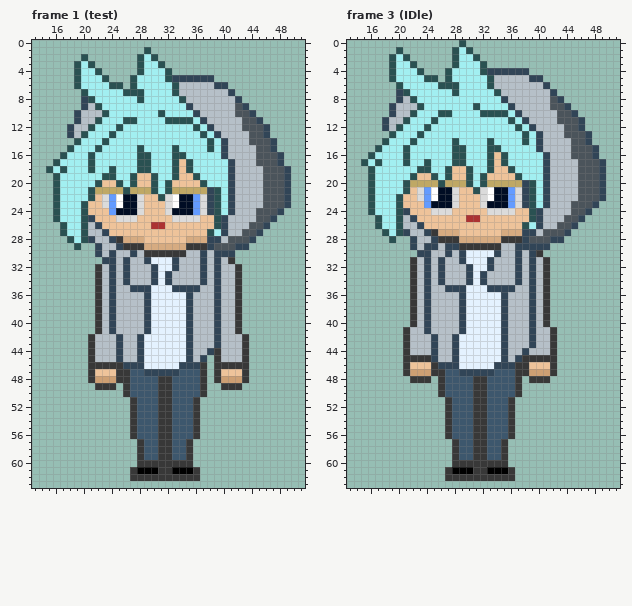
Two states of a pixel-art file, Assets/_Project/art/Sprites/Aseprite/Gera1.aseprite. Above: the version before the commit.
64x64 pixels, 22 frames. Colours within 5 levels of each other are drawn and written as one. Shown: frame 1 (test): x 13..51, y 0..63; frame 3 (IDle): x 13..51, y 0..63. The commit also changed other frames, which this record leaves out.
Now the later version:
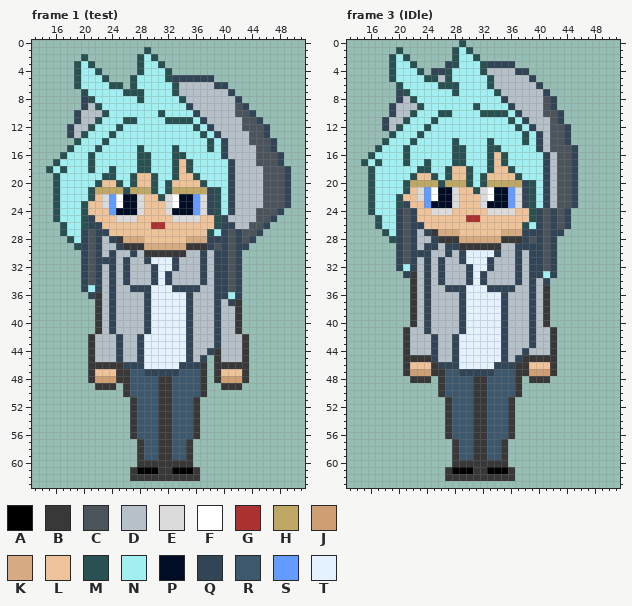
Palette (. is transparent): A #000000  B #383838  C #4b545b  D #b6c0c8  E #dbdbdb  F #ffffff  G #ac3232  H #bfa865  J #cd9f73  K #d6ab81  L #eec39a  M #2a5152  N #a2eff1  P #000d24  Q #314557  R #3d576d  S #639bff  T #e4f2ff
Difference:
layer "ManGera1/capRopes1" added
--- frame 1 (test), layer "ManGera1/capRopes1"
@@ x 18..44 @@
 25 NNMQLLLEEELLLLLEEEELLMQDDDD
-26 NNMDQLLLLLLLGGLLLLLLLMQDDDC
-27 NNMDDQLLLLLLLLLLLLLLMNQDDCC
-28 MNMQDDQBKKKLLLLLLKKKQQDCCCQ
-29 .M..QDDQBBBKKKKKKBBBQCCCQQ.
-30 ....QDQDDQDBBBBBBDDQDQQQ...
-31 .....QQDQDDQTTTQDDDQDQDB...
-32 ....BDQDQDDDQTTQDDDQDQDDB..
-33 ....BDQDQDDDQTQDDDDQDQDDB..
-34 ....BDQDQDDDQTQDDDDQDQDDB..
-35 ....BDQDDQQQTTTQQQQDDQDDB..
-36 ....BDQDDDDQTTTTTQDDDQDDB..
-37 ....BDQDDDDQTTTTTQDDDQDDB..
+26 NNMQQLLLLLLLGGLLLLLLLMQQDDC
+27 NNQCQQLLLLLLLLLLLLLLMNQCQCC
+28 MNQCQDQBKKKLLLLLLKKKQQQCQCQ
+29 .MQCQDDQBBBKKKKKKBBBQCQCQQ.
+30 ..QCQDQDDQDBBBBBBDDQDQQCQ..
+31 ..QCQQQDQDDQTTTQDDDQDQQCQ..
+32 ..QCQDQDQDDDQTTQDDDQDQQCQ..
+33 ..QCQDQDQDDDQTQDDDDQDQQCQ..
+34 ..QCQDQDQDDDQTQDDDDQDQQCQ..
+35 ..QNQDQDDQQQTTTQQQQDDQQCQ..
+36 ...QBDQDDDDQTTTTTQDDDQQNQ..
+37 ....BDQDDDDQTTTTTQDDDQDQB..
 38 ....BDQDDDDQTTTTTQDDDQDDB..
--- frame 3 (IDle), layers "ManGera1/capRopes1", "ManGera1/hairs"
@@ x 13..51 @@
  2 ......MNM......MNNM....................
- 3 ......MNNM.....MNNNM...................
- 4 ......MNNNM...MNNNNMQQQQQQ.............
- 5 ......MNNNNMM.MNNNNNMDDDDDQQ...........
- 6 .......MNNNNNMMMNNNNMDDDDDDDQ..........
- 7 .......QMNNNNNNMNNNNNMDDDDDDDQ.........
- 8 .......QDMNNNNNNNNNNNNQDDDDDDCQ........
- 9 ......QDDDMNNNNNNNMNNNNQDDDDDCCQ.......
-10 ......QDDMNNNMMNNNNMMMMNQDDDDDCCQ......
-11 .....QDDMNNNMNNNNNNNNNNMNQDDDDCCCQ.....
-12 .....QDMNNNMNNNNNNNNNNNNMNQDDDDCCQ.....
-13 ......MNNNMNNNNNNNNNNNNNNMNQDDDCCCQ....
-14 .....MNNNMNNNNNMNNNNMNNNNMNQDDDDCCQ....
-15 ....MNNNMNNNNNNMMNNNMMNNNNNQDDDDCCCQ...
-16 ...MNNNNMNNNNNNMMNNNMLMNNNNNQDDDCCCQ...
-17 ..MNMNNNMNNMNNNMMNNNMLMNNNNNQDDDDCCCQ..
-18 ...MNNNNNNMMNNMLLMNNMLLMNNNNQDDDDCCCQ..
-19 ...MNNNNNMLLMNMLLMNMLLLLMNNNQDDDDCCCQ..
-20 ...MNNNNMHHHHMHHHMNMHHHHHQMNQDDDDCCCQ..
-21 ...MNNNNMLESFPPELLMEFPPSEQMNQDDDDCCCQ..
-22 ...MNNNMLLESFPPELLLEFPPSEQMNQDDDDCCCQ..
-23 ...MNNNMLLLSPPPELLLEPPPSEQMNQDDDCCCQ...
-24 ...MNNNMQLLLEEELLLLLEEEELLMQDDDDCCQ....
-25 ....MNNMDQLLLLLLLGGLLLLLLLMQDDDCCQ.....
-26 ....MNNMDDQLLLLLLLLLLLLLLMNQDDCCQ......
-27 .....MNMQDDQBKKKLLLLLLKKKQQDCCCQ.......
-28 ......M..QDDQBBBKKKKKKBBBQCCCQQ........
-29 .........QDQQDQQBBBBBBDDQQQQQ..........
-30 ..........QQDDQDQTTTTQDDQDQB...........
-31 .........BDQDQDDQTTTQDDDQDQDB..........
-32 .........BDQDQDDDQTTQDDDQDQDB..........
-33 .........BDQDQDDDQTQDDDDQDQDB..........
-34 .........BDQDQDDDQTQDDDDQDQDB..........
+ 3 ......MNNM....QMNNNMQQQQ...............
+ 4 ......MNNNM.QQMNNNNMDDDDQQ.............
+ 5 ......MNNNNMMDMNNNNNMDDDDDQ............
+ 6 .......MNNNNNMMMNNNNMDDDDDDQ...........
+ 7 .......QMNNNNNNMNNNNNMDDDDDDQ..........
+ 8 .......QDMNNNNNNNNNNNNQDDDDDCQ.........
+ 9 ......QDDDMNNNNNNNMNNNNQDDDDCQ.........
+10 ......QDDMNNNMMNNNNMMMMNQDDDCCQ........
+11 .....QDDMNNNMNNNNNNNNNNMNQDDDCQ........
+12 .....QDMNNNMNNNNNNNNNNNNMNQDDCCQ.......
+13 ......MNNNMNNNNNNNNNNNNNNMNQDCCQ.......
+14 .....MNNNMNNNNNMNNNNMNNNNMNQDCCQ.......
+15 ....MNNNMNNNNNNMMNNNMMNNNNNQDCCCQ......
+16 ...MNNNNMNNNNNNMMNNNMLMNNNNNQDCCQ......
+17 ..MNMNNNMNNMNNNMMNNNMLMNNNNNQDCCQ......
+18 ...MNNNNNNMMNNMLLMNNMLLMNNNNQDCCQ......
+19 ...MNNNNNMLLMNMLLMNMLLLLMNNNQDCCQ......
+20 ...MNNNNMHHHHMHHHMNMHHHHHQMNQDCCQ......
+21 ...MNNNNMLESFPPELLMEFPPSEQMNQDCCQ......
+22 ...MNNNMLLESFPPELLLEFPPSEQMNQDCCQ......
+23 ...MNNNMQLLSPPPELLLEPPPSEQMNQDCCQ......
+24 ...MNNNQCQLLEEELLLLLEEEELLMQCQCQ.......
+25 ....MNNQCQLLLLLLLGGLLLLLLLMQCQCQ.......
+26 ....MNNQCQQLLLLLLLLLLLLLLMNQCQCQ.......
+27 .....MNQCQDQBKKKLLLLLLKKKQQQCQQ........
+28 ......MQCQDDQBBBKKKKKKBBBQCQCQ.........
+29 .......QCQDQQDQQBBBBBBDDQQQQCQ.........
+30 .......QCQQQDDQDQTTTTQDDQDQQCQ.........
+31 .......QCQDQDQDDQTTTQDDDQDQQCQ.........
+32 .......QNQDQDQDDDQTTQDDDQDQQCQ.........
+33 ........QBDQDQDDDQTQDDDDQDQQNQ.........
+34 .........BDQDQDDDQTQDDDDQDQDQ..........
 35 .........BDQDDQQQTTTQQQQDDQDB..........
